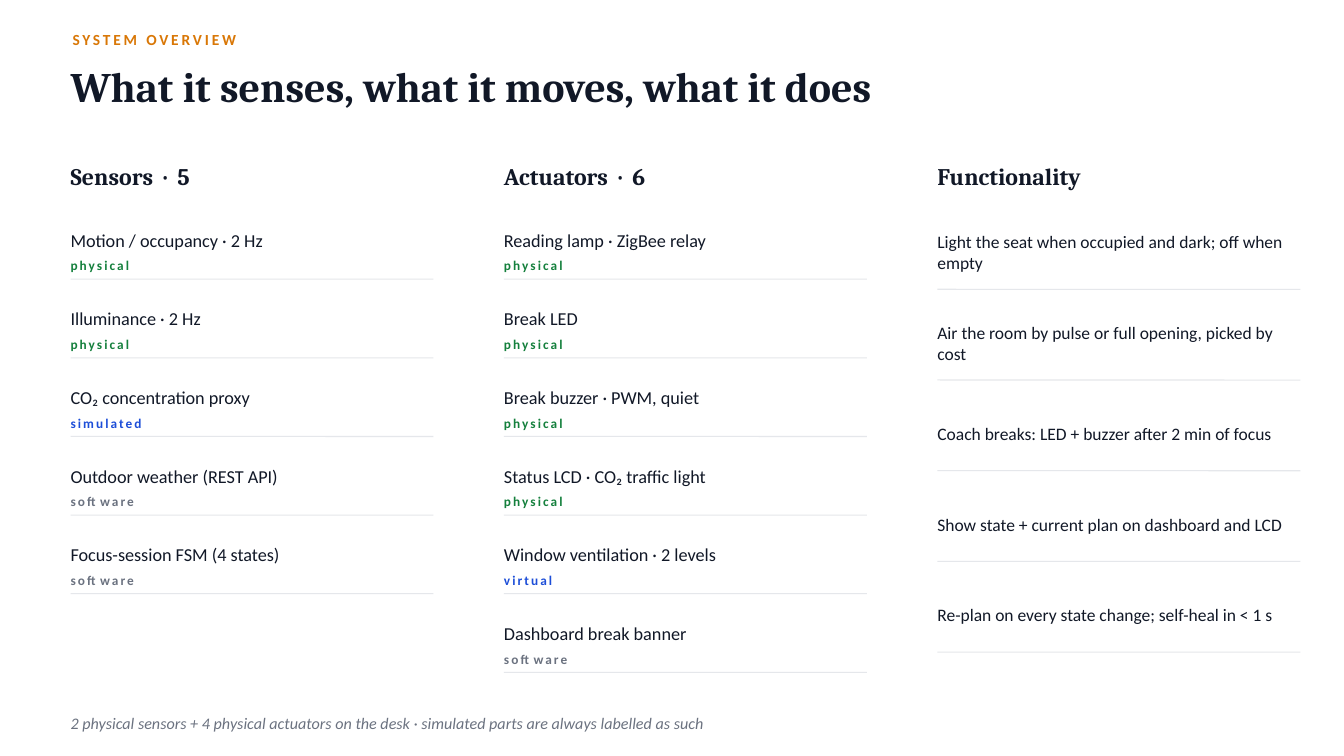
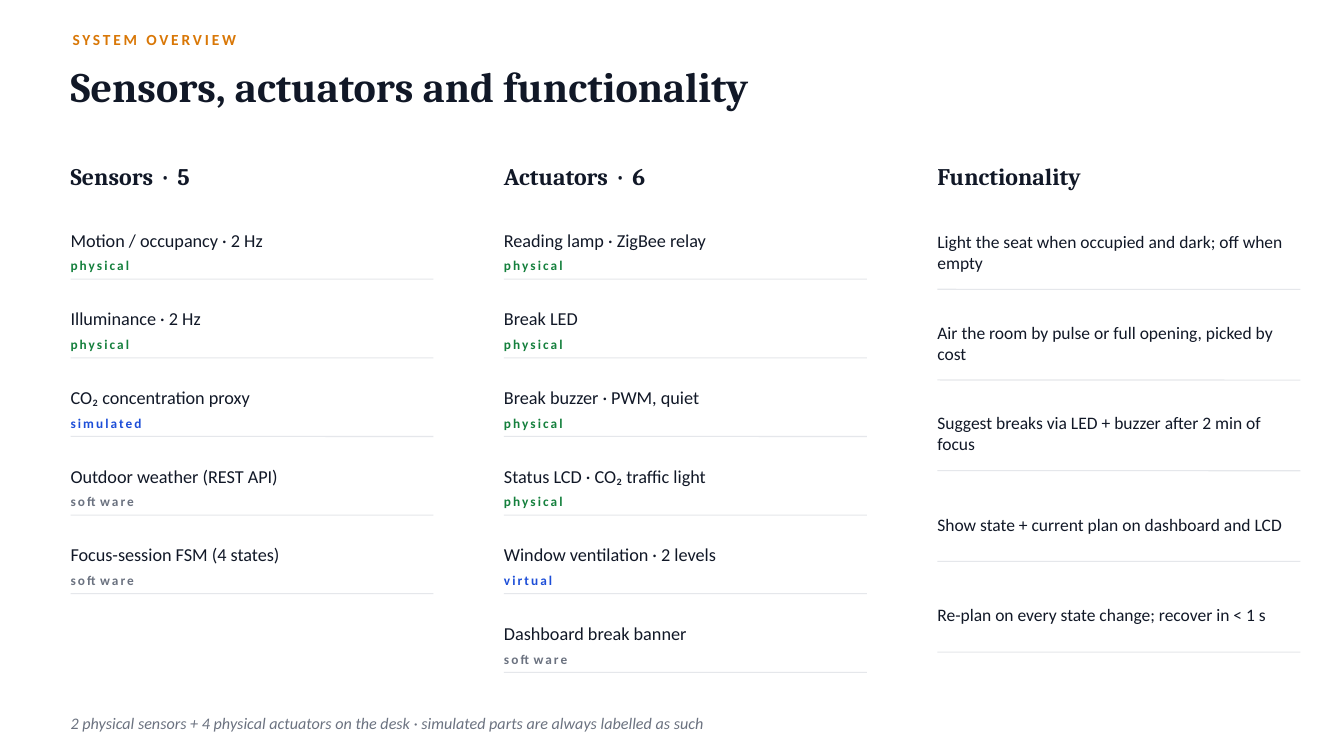
Before and after one commit to Dennis1911/librisense-smart-library, a slide deck: slide 3 of docs/presentation/LibriSense_Demo.pptx. Drawn at 1344x756 pixels with LibreOffice and Linux fonts; fonts in the diff are those of the drawing. Boxes give left, top, right and bottom in pixels: in the first picture for what was removed or moved away, otherwise in the second. Text is boxed around its words. In the diff, an @@ line names an element or a change of style, - is before the commit and + after.

Commit message:
Update demo presentation wording

```diff
--- a/docs/presentation/LibriSense_Demo.pptx
+++ b/docs/presentation/LibriSense_Demo.pptx
@@ text at <box>71,72,748,112</box>: text changed @@
-What it senses, what it moves, what it does
+Sensors, actuators and functionality
@@ text at <box>937,417,1261,450</box>: text changed @@
-Coach breaks: LED + buzzer after 2 min of focus
+Suggest breaks via LED + buzzer after 2 min of focus
@@ text at <box>937,609,1266,624</box>: text changed @@
-Re-plan on every state change; self-heal in < 1 s
+Re-plan on every state change; recover in < 1 s
```
Also in this commit, not shown: 8 other slides changed.
